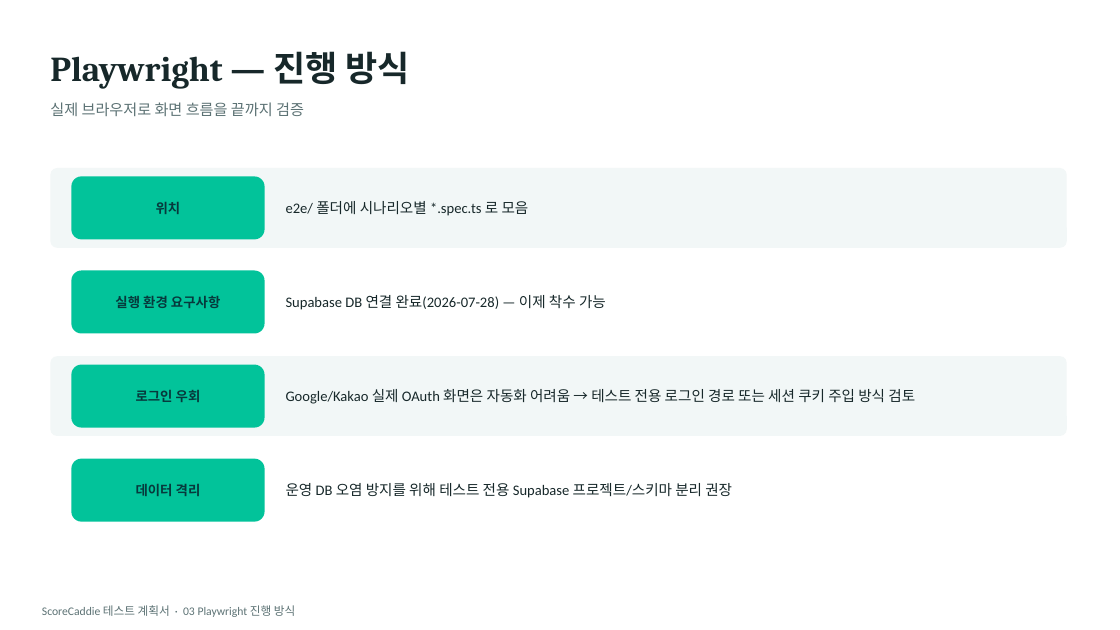
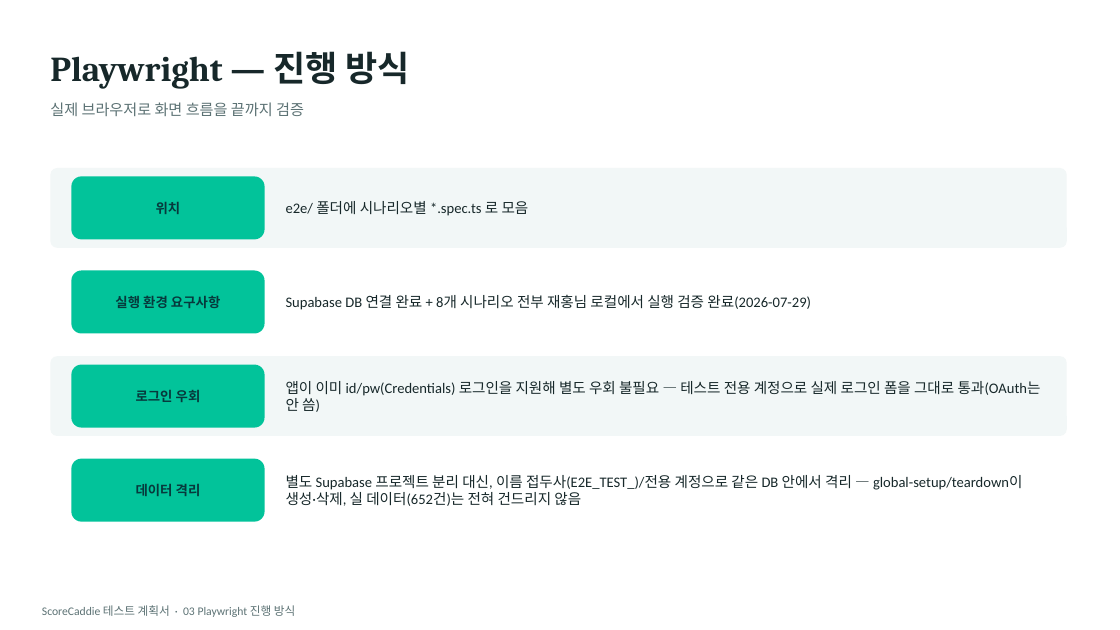
Before and after one commit to haekongpapa/scorecaddie, a slide deck: slide 6 of doc/ScoreCaddie_테스트계획서.pptx. Drawn at 1120x630 pixels with LibreOffice and Linux fonts; fonts in the diff are those of the drawing. Boxes give left, top, right and bottom in pixels: in the first picture for what was removed or moved away, otherwise in the second. Text is boxed around its words. In the diff, an @@ line names an element or a change of style, - is before the commit and + after.

Commit message:
Playwright e2e 시나리오 5~8(관리자: 루프·Par 관리/CSV 업로드/공공데이터 동기화/지오코딩) 구현 — 8개 시나리오 전체 통과
- ADMIN 전용 테스트 계정 + admin-setup/admin-chromium 프로젝트 분리
- 시나리오별 전용 테스트 골프장(E2E_TEST_ 접두사)으로 격리, 공유 골프장 방식은 순서 의존성 문제로 폐기
- golf-course-sync.ts/kakao.ts는 서버사이드 fetch라 page.route() 불가 -> API_BASE_URL env 오버라이드 + 로컬 목 서버(e2e/mocks/external-api-mock-server.mjs)로 대체
- GolfCourseParEditor.tsx Par select에 aria-label 추가(RoundStep1과 동일 유형 접근성 수정)
- 재홍님 로컬 npm run test:e2e로 11개 테스트 전부 통과 확인
- 테스트계획서 결과표/진행방식/로드맵 실제 완료 내용으로 갱신, memory.md 116번

```diff
--- a/doc/ScoreCaddie_테스트계획서.pptx
+++ b/doc/ScoreCaddie_테스트계획서.pptx
@@ text at [286, 295, 811, 310]: text changed @@
-Supabase DB 연결 완료(2026-07-28) — 이제 착수 가능
+Supabase DB 연결 완료 + 8개 시나리오 전부 재홍님 로컬에서 실행 검증 완료(2026-07-29)
@@ text at [286, 381, 1041, 412]: text changed @@
-Google/Kakao 실제 OAuth 화면은 자동화 어려움 → 테스트 전용 로그인 경로 또는 세션 쿠키 주입 방식 검토
+앱이 이미 id/pw(Credentials) 로그인을 지원해 별도 우회 불필요 — 테스트 전용 계정으로 실제 로그인 폼을 그대로 통과(OAuth는 안 씀)
@@ text at [286, 475, 1023, 506]: text changed @@
-운영 DB 오염 방지를 위해 테스트 전용 Supabase 프로젝트/스키마 분리 권장
+별도 Supabase 프로젝트 분리 대신, 이름 접두사(E2E_TEST_)/전용 계정으로 같은 DB 안에서 격리 — global-setup/teardown이 생성·삭제, 실 데이터(652건)는 전혀 건드리지 않음
```
Also in this commit, not shown: 3 other slides changed, 18 other files.
